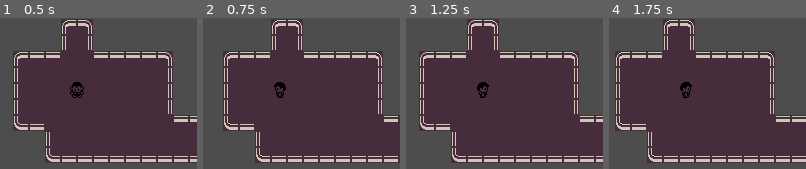
Above: before the commit, frames 1-4 (left to right).
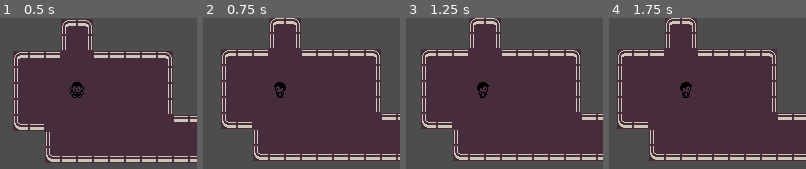
Above: after the commit, the same moments.

Repository: cara-de-jegue/Gatcha-Asylum
Game: Godot game, scene res://Rooms/test_room.tscn
The game is run twice, just before and just after one commit, with the same random seed, the same clock (stepped at 60 frames per second) and the same inputs.
Inputs:
- Up to frame 1 (0.5 s): no input
- Up to frame 2 (0.75 s): tap Enter at 0.5 s; tap A (a) at 0.6 s
- Up to frame 3 (1.25 s): tap D (d) at 0.8 s
- Up to frame 4 (1.75 s): tap Space at 1.25 s; tap D (d) at 1.35 s; tap E (e) at 1.55 s

Frame 1 is identical in both runs. In frame 2, 11% of the frame differs, in the area x 9-100%, y 0-97%; in frame 3, 11%; in frame 4, 11%, in the area x 3-100%, y 0-97%.

Commit message:
Basic state machine implementation

Diff:
--- a/Characters/character_movement.gd
+++ /dev/null
@@ -1,47 +0,0 @@
-class_name CharacterMovement
-extends Node
-## Handles the movement of any 2D character
-
-# iiiiiiiiiiiiiii CORE PROPERTIES iiiiiiiiiiiiiii
-
-signal direction_changed
-
-var _direction: Vector2
-
-@export_range(1, 400, 0.2, "or_greater") var _speed: float = 100
-
-@onready var _player:  = get_tree().get_first_node_in_group("player")	# Get the player in a top-down manner
-
-
-func _ready() -> void:
-	pass
-
-
-func _physics_process(delta: float) -> void:
-	_move()
-	_player.move_and_slide()
-
-
-# iiiiiiiiiiiiiii PUBLIC API iiiiiiiiiiiiiii
-
-
-func get_direction() -> Vector2:
-	return _direction
-
-
-func set_direction(p_direction : Vector2) -> void:
-	if p_direction == _direction:		# If the direction is the same, then do nothing
-		return
-	if p_direction.x and p_direction.y: # Set only one direction at the time - closer to a gameboy feel
-		# In another words reject the (1, 1) vector format
-		return
-
-	_direction = p_direction
-	direction_changed.emit(_direction)
-
-
-# iiiiiiiiiiiiiii INTERNAL LOGIC iiiiiiiiiiiiiii
-
-
-func _move() -> void:
-	_player.velocity = _direction * _speed
--- a/Characters/character_movement.tscn
+++ /dev/null
@@ -1,6 +0,0 @@
-[gd_scene load_steps=2 format=3 uid="uid://bau100dylbt3v"]
-
-[ext_resource type="Script" uid="uid://bqna8yptvah7p" path="res://Characters/character_movement.gd" id="1_m4q4y"]
-
-[node name="CharacterMovement" type="Node"]
-script = ExtResource("1_m4q4y")
--- a/Characters/facing.gd
+++ /dev/null
@@ -1,47 +0,0 @@
-class_name CharacterAnimation
-extends Node
-
-# iiiiiiiiiiiiiii CORE PROPERTIES iiiiiiiiiiiiiii
-
-var _FACING_DICT: Dictionary[Vector2, String] = {
-	Vector2(0, -1): "up",
-	Vector2(0, 1): "down",
-	Vector2(-1, 0): "left",
-	Vector2(1, 0): "right",
-}
-
-var _state: String = "idle"		# Garbage implementation of a state machine, but it'll do for now
-var _facing: String = "down"
-
-@export var movement: CharacterMovement
-@export var animation: AnimationPlayer
-@export var sprite: Sprite2D
-
-func _ready() -> void:
-	movement.direction_changed.connect(_update_animation)
-
-
-# iiiiiiiiiiiiiii INTERNAL LOGIC iiiiiiiiiiiiiii
-
-
-func _update_animation(p_direction: Vector2) -> void:
-	_set_facing(p_direction)
-	_set_state(p_direction)
-
-	var animation_name = _state + "_" + _facing
-	animation.play(animation_name)
-
-
-
-func _set_facing(p_direction: Vector2) -> void:
-	if p_direction == Vector2.ZERO:
-		return
-	else:
-		_facing = _FACING_DICT[p_direction]
-
-
-func _set_state(p_direction: Vector2) -> void:
-	if p_direction == Vector2(0, 0):
-		_state = "idle"
-	else:
-		_state = "walk"
--- a/Characters/player.gd
+++ b/Characters/player.gd
@@ -4,7 +4,6 @@
 
 
 func _ready() -> void:
-	print("Player: ", self.global_position)
 	NavigationManager.player_spawned.connect(_on_spawn)
 
 
--- a/Characters/player.tscn
+++ b/Characters/player.tscn
@@ -1,11 +1,11 @@
-[gd_scene load_steps=19 format=3 uid="uid://byq82owjlvmcx"]
+[gd_scene load_steps=18 format=3 uid="uid://byq82owjlvmcx"]
 
 [ext_resource type="Script" uid="uid://c3myio43mbk16" path="res://Characters/player.gd" id="1_4m0gv"]
 [ext_resource type="Texture2D" uid="uid://dteqythnoarao" path="res://Assets/Sprites/1-bit-character.png" id="1_5mj4t"]
-[ext_resource type="Script" uid="uid://csrmx8trxl5ih" path="res://Characters/facing.gd" id="2_eovys"]
-[ext_resource type="Script" uid="uid://wlfr3apijxp8" path="res://Characters/player_input.gd" id="3_65n15"]
-[ext_resource type="Script" uid="uid://fjntpbdk6ukg" path="res://Characters/player_input_actions.gd" id="4_4m0gv"]
-[ext_resource type="PackedScene" uid="uid://bau100dylbt3v" path="res://Characters/character_movement.tscn" id="5_l48on"]
+[ext_resource type="Script" uid="uid://cqrbjhd4d2dr4" path="res://Characters/player_idle.gd" id="5_l48on"]
+[ext_resource type="Script" uid="uid://bogxvvh4jik0y" path="res://Characters/player_walk.gd" id="6_4m0gv"]
+[ext_resource type="PackedScene" uid="uid://6vnhej607gmj" path="res://Characters/state_machine.tscn" id="7_5slg2"]
+[ext_resource type="Script" uid="uid://cuwmr7w0slmtl" path="res://Characters/state_machine.gd" id="8_cbmiu"]
 
 [sub_resource type="Animation" id="Animation_eovys"]
 length = 0.001
@@ -22,6 +22,51 @@
 "values": [1]
 }
 
+[sub_resource type="Animation" id="Animation_vb825"]
+resource_name = "idle_down"
+tracks/0/type = "value"
+tracks/0/imported = false
+tracks/0/enabled = true
+tracks/0/path = NodePath("CharacterSprite:frame")
+tracks/0/interp = 1
+tracks/0/loop_wrap = true
+tracks/0/keys = {
+"times": PackedFloat32Array(0),
+"transitions": PackedFloat32Array(1),
+"update": 1,
+"values": [1]
+}
+
+[sub_resource type="Animation" id="Animation_p728j"]
+resource_name = "idle_left"
+tracks/0/type = "value"
+tracks/0/imported = false
+tracks/0/enabled = true
+tracks/0/path = NodePath("CharacterSprite:frame")
+tracks/0/interp = 1
+tracks/0/loop_wrap = true
+tracks/0/keys = {
+"times": PackedFloat32Array(0),
+"transitions": PackedFloat32Array(1),
+"update": 1,
+"values": [8]
+}
+
+[sub_resource type="Animation" id="Animation_5slg2"]
+resource_name = "idle_right"
+tracks/0/type = "value"
+tracks/0/imported = false
+tracks/0/enabled = true
+tracks/0/path = NodePath("CharacterSprite:frame")
+tracks/0/interp = 1
+tracks/0/loop_wrap = true
+tracks/0/keys = {
+"times": PackedFloat32Array(0),
+"transitions": PackedFloat32Array(1),
+"update": 1,
+"values": [12]
+}
+
 [sub_resource type="Animation" id="Animation_l48on"]
 resource_name = "idle_up"
 tracks/0/type = "value"
@@ -35,6 +80,57 @@
 "transitions": PackedFloat32Array(1),
 "update": 1,
 "values": [5]
+}
+
+[sub_resource type="Animation" id="Animation_5mj4t"]
+resource_name = "walk_down"
+length = 0.4
+loop_mode = 1
+tracks/0/type = "value"
+tracks/0/imported = false
+tracks/0/enabled = true
+tracks/0/path = NodePath("CharacterSprite:frame")
+tracks/0/interp = 1
+tracks/0/loop_wrap = true
+tracks/0/keys = {
+"times": PackedFloat32Array(0, 0.1, 0.2, 0.3),
+"transitions": PackedFloat32Array(1, 1, 1, 1),
+"update": 1,
+"values": [1, 0, 1, 2]
+}
+
+[sub_resource type="Animation" id="Animation_4m0gv"]
+resource_name = "walk_left"
+length = 0.2
+loop_mode = 1
+tracks/0/type = "value"
+tracks/0/imported = false
+tracks/0/enabled = true
+tracks/0/path = NodePath("CharacterSprite:frame")
+tracks/0/interp = 1
+tracks/0/loop_wrap = true
+tracks/0/keys = {
+"times": PackedFloat32Array(0, 0.1),
+"transitions": PackedFloat32Array(1, 1),
+"update": 1,
+"values": [9, 8]
+}
+
+[sub_resource type="Animation" id="Animation_cbmiu"]
+resource_name = "walk_right"
+length = 0.2
+loop_mode = 1
+tracks/0/type = "value"
+tracks/0/imported = false
+tracks/0/enabled = true
+tracks/0/path = NodePath("CharacterSprite:frame")
+tracks/0/interp = 1
+tracks/0/loop_wrap = true
+tracks/0/keys = {
+"times": PackedFloat32Array(0, 0.1),
+"transitions": PackedFloat32Array(1, 1),
+"update": 1,
+"values": [13, 12]
 }
 
 [sub_resource type="Animation" id="Animation_65n15"]
@@ -52,102 +148,6 @@
 "transitions": PackedFloat32Array(1, 1, 1, 1),
 "update": 1,
 "values": [5, 4, 5, 6]
-}
-
-[sub_resource type="Animation" id="Animation_vb825"]
-resource_name = "idle_down"
-tracks/0/type = "value"
-tracks/0/imported = false
-tracks/0/enabled = true
-tracks/0/path = NodePath("CharacterSprite:frame")
-tracks/0/interp = 1
-tracks/0/loop_wrap = true
-tracks/0/keys = {
-"times": PackedFloat32Array(0),
-"transitions": PackedFloat32Array(1),
-"update": 1,
-"values": [1]
-}
-
-[sub_resource type="Animation" id="Animation_5mj4t"]
-resource_name = "walk_down"
-length = 0.4
-loop_mode = 1
-tracks/0/type = "value"
-tracks/0/imported = false
-tracks/0/enabled = true
-tracks/0/path = NodePath("CharacterSprite:frame")
-tracks/0/interp = 1
-tracks/0/loop_wrap = true
-tracks/0/keys = {
-"times": PackedFloat32Array(0, 0.1, 0.2, 0.3),
-"transitions": PackedFloat32Array(1, 1, 1, 1),
-"update": 1,
-"values": [1, 0, 1, 2]
-}
-
-[sub_resource type="Animation" id="Animation_4m0gv"]
-resource_name = "walk_left"
-length = 0.2
-loop_mode = 1
-tracks/0/type = "value"
-tracks/0/imported = false
-tracks/0/enabled = true
-tracks/0/path = NodePath("CharacterSprite:frame")
-tracks/0/interp = 1
-tracks/0/loop_wrap = true
-tracks/0/keys = {
-"times": PackedFloat32Array(0, 0.1),
-"transitions": PackedFloat32Array(1, 1),
-"update": 1,
-"values": [9, 8]
-}
-
-[sub_resource type="Animation" id="Animation_p728j"]
-resource_name = "idle_left"
-tracks/0/type = "value"
-tracks/0/imported = false
-tracks/0/enabled = true
-tracks/0/path = NodePath("CharacterSprite:frame")
-tracks/0/interp = 1
-tracks/0/loop_wrap = true
-tracks/0/keys = {
-"times": PackedFloat32Array(0),
-"transitions": PackedFloat32Array(1),
-"update": 1,
-"values": [8]
-}
-
-[sub_resource type="Animation" id="Animation_5slg2"]
-resource_name = "idle_right"
-tracks/0/type = "value"
-tracks/0/imported = false
-tracks/0/enabled = true
-tracks/0/path = NodePath("CharacterSprite:frame")
-tracks/0/interp = 1
-tracks/0/loop_wrap = true
-tracks/0/keys = {
-"times": PackedFloat32Array(0),
-"transitions": PackedFloat32Array(1),
-"update": 1,
-"values": [12]
-}
-
-[sub_resource type="Animation" id="Animation_cbmiu"]
-resource_name = "walk_right"
-length = 0.2
-loop_mode = 1
-tracks/0/type = "value"
-tracks/0/imported = false
-tracks/0/enabled = true
-tracks/0/path = NodePath("CharacterSprite:frame")
-tracks/0/interp = 1
-tracks/0/loop_wrap = true
-tracks/0/keys = {
-"times": PackedFloat32Array(0, 0.1),
-"transitions": PackedFloat32Array(1, 1),
-"update": 1,
-"values": [13, 12]
 }
 
 [sub_resource type="AnimationLibrary" id="AnimationLibrary_vb825"]
@@ -166,16 +166,6 @@
 [sub_resource type="RectangleShape2D" id="RectangleShape2D_5mj4t"]
 size = Vector2(12, 12)
 
-[sub_resource type="Resource" id="Resource_p728j"]
-script = ExtResource("4_4m0gv")
-up = &"w"
-down = &"s"
-left = &"a"
-right = &"d"
-action = &"e"
-inventory = &"q"
-metadata/_custom_type_script = "uid://fjntpbdk6ukg"
-
 [node name="Player" type="CharacterBody2D" groups=["player"]]
 script = ExtResource("1_4m0gv")
 
@@ -195,15 +185,16 @@
 vframes = 4
 frame = 1
 
-[node name="CharacterAnimation" type="Node" parent="." node_paths=PackedStringArray("movement", "animation", "sprite")]
-script = ExtResource("2_eovys")
-movement = NodePath("../CharacterMovement")
-animation = NodePath("../AnimationPlayer")
-sprite = NodePath("../CharacterSprite")
-
-[node name="PlayerInput" type="Node" parent="." node_paths=PackedStringArray("movement")]
-script = ExtResource("3_65n15")
-actions = SubResource("Resource_p728j")
-movement = NodePath("../CharacterMovement")
-
-[node name="CharacterMovement" parent="." instance=ExtResource("5_l48on")]
+[node name="StateMachine" parent="." node_paths=PackedStringArray("_initial_state") instance=ExtResource("7_5slg2")]
+script = ExtResource("8_cbmiu")
+_initial_state = NodePath("Idle")
+
+[node name="Idle" type="Node" parent="StateMachine" node_paths=PackedStringArray("_player", "animation")]
+script = ExtResource("5_l48on")
+_player = NodePath("../..")
+animation = NodePath("../../AnimationPlayer")
+
+[node name="Walk" type="Node" parent="StateMachine" node_paths=PackedStringArray("_player", "animation")]
+script = ExtResource("6_4m0gv")
+_player = NodePath("../..")
+animation = NodePath("../../AnimationPlayer")
--- /dev/null
+++ b/Characters/player_idle.gd
@@ -0,0 +1,17 @@
+class_name PlayerIdle
+extends State
+
+
+func Enter() -> void:
+	var animation_name = self.name.to_lower() + "_" + get_direction_name()
+	animation.play(animation_name)
+
+
+func Update(delta: float) -> void:
+	if Input.get_vector(_actions.left, _actions.right, _actions.up, _actions.down):
+		transition_requested.emit(self, "walk", _direction)
+
+
+func Handle_input(event: InputEvent) -> void:
+	if Input.is_action_just_pressed(_actions.action):
+		pass
--- a/Characters/player_input.gd
+++ /dev/null
@@ -1,18 +0,0 @@
-class_name PlayerInput
-extends Node
-
-# iiiiiiiiiiiiiii CORE PROPERTIES iiiiiiiiiiiiiii
-
-@export var actions: PlayerInputActions
-@export var movement: CharacterMovement
-
-
-func _process(delta: float) -> void:
-	var player_direction = Input.get_vector(
-		actions.left, actions.right, actions.up, actions.down
-	)
-	movement.set_direction(player_direction)
-
-
-func _unhandled_input(event: InputEvent) -> void:
-	pass
--- /dev/null
+++ b/Characters/player_walk.gd
@@ -0,0 +1,29 @@
+class_name PlayerWalk
+extends State
+
+
+@export var walk_speed: float = 100
+
+
+func Enter() -> void:
+	var animation_name = self.name.to_lower() + "_" + get_direction_name()
+	animation.play(animation_name)
+
+
+func Update(delta: float) -> void:
+	var moving_direction = Input.get_vector(_actions.left, _actions.right, _actions.up, _actions.down)
+	print(moving_direction)
+
+	if moving_direction == Vector2.ZERO:			# No movement - transition to Idle
+		transition_requested.emit(self, "idle", _direction)
+	elif moving_direction.x and moving_direction.y: # Bidirecional movement - ignore (gameboy feel)
+		return
+	elif moving_direction != _direction:			# Different movement - update direction and animation
+		_direction = moving_direction
+		var animation_name = self.name.to_lower() + "_" + get_direction_name()
+		animation.play(animation_name)
+
+
+func Physics_update(delta: float) -> void:
+	_player.velocity = _direction * walk_speed
+	_player.move_and_slide()
--- /dev/null
+++ b/Characters/state.gd
@@ -0,0 +1,50 @@
+class_name State
+extends Node
+
+signal transition_requested(new_state_name: String)
+
+var _direction: Vector2 = Vector2.DOWN
+var _actions: PlayerInputActions = PlayerInputActions.new()
+
+@export var _player: CharacterBody2D
+@export var animation: AnimationPlayer
+
+func Enter() -> void:
+	pass
+
+
+func Exit() -> void:
+	pass
+
+
+func Update(delta: float) -> void:
+	pass
+
+
+func Physics_update(delta: float) -> void:
+	pass
+
+
+func Handle_input(event: InputEvent) -> void:
+	pass
+
+
+func get_direction_name() -> String:
+	match _direction:
+		Vector2.DOWN:
+			return "down"
+		Vector2.UP:
+			return "up"
+		Vector2.LEFT:
+			return "left"
+		Vector2.RIGHT:
+			return "right"
+
+	return ""
+
+
+func set_direction(p_direction: Vector2) -> void:
+	if p_direction == _direction:		# If the direction is the same, then do nothing
+		return
+
+	_direction = p_direction
--- /dev/null
+++ b/Characters/state_machine.gd
@@ -0,0 +1,57 @@
+class_name StateMachine
+extends Node
+
+
+var _current_state: State
+var _states : Dictionary[String, Node]
+
+@export var _initial_state: State
+
+
+func _ready() -> void:
+	for child in self.get_children():
+		if child is State:
+			_states[child.name.to_lower()] = child
+			child.transition_requested.connect(on_state_transition)
+
+	if _initial_state:
+		_initial_state.Enter()
+		_current_state = _initial_state
+
+
+func _process(delta: float) -> void:
+	if _current_state:
+		_current_state.Update(delta)
+
+
+func _physics_process(delta: float) -> void:
+	if _current_state:
+		_current_state.Physics_update(delta)
+
+
+func _unhandled_input(event: InputEvent) -> void:
+	if _current_state:
+		_current_state.Handle_input(event)
+
+
+func on_state_transition(p_state: State, p_new_state_name: String, p_direction: Vector2):
+	print(p_new_state_name)
+
+	if p_state != _current_state:	# If the state is the same
+		push_error(
+			"Invalid on_state_transition! Trying from %s, but currently in: %s" %
+			p_new_state_name %_current_state.name
+		)
+		return
+
+	var new_state: State = _states.get(p_new_state_name.to_lower())
+	if !new_state:	# If the new state doesn't exist
+		push_error("Invalid on_state_transition! State '%s' not found!" % p_new_state_name)
+		return
+
+	# Switch states
+	if _current_state:
+		_current_state.Exit()
+	new_state.set_direction(p_direction)
+	new_state.Enter()
+	_current_state = new_state
--- /dev/null
+++ b/Characters/state_machine.tscn
@@ -0,0 +1,3 @@
+[gd_scene format=3 uid="uid://6vnhej607gmj"]
+
+[node name="StateMachine" type="Node"]
Not shown, removed: Characters/character_movement.gd.uid
Not shown, removed: Characters/facing.gd.uid
Not shown, added: Characters/player_idle.gd.uid
Not shown, removed: Characters/player_input.gd.uid
Not shown, added: Characters/player_walk.gd.uid
Not shown, added: Characters/state.gd.uid
Not shown, added: Characters/state_machine.gd.uid
